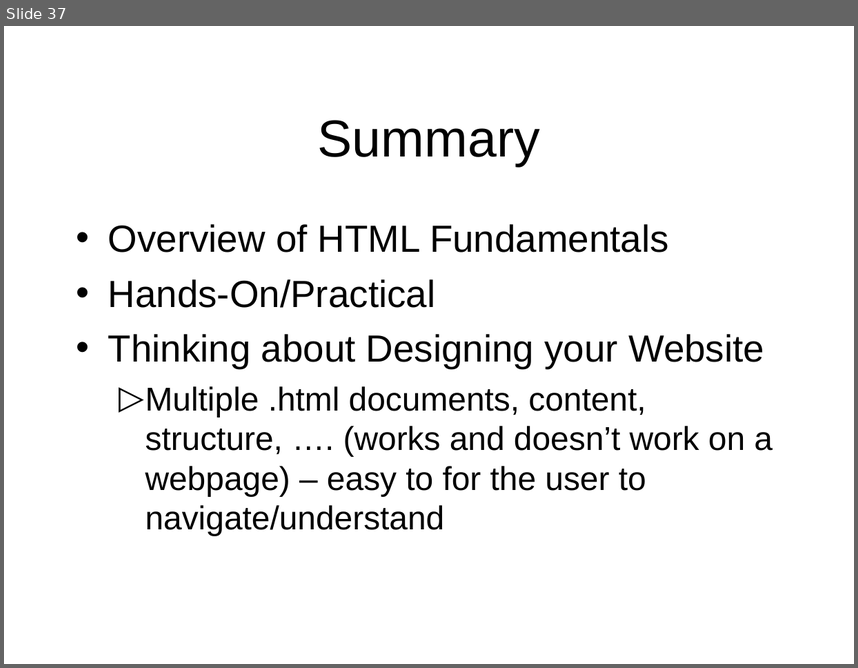
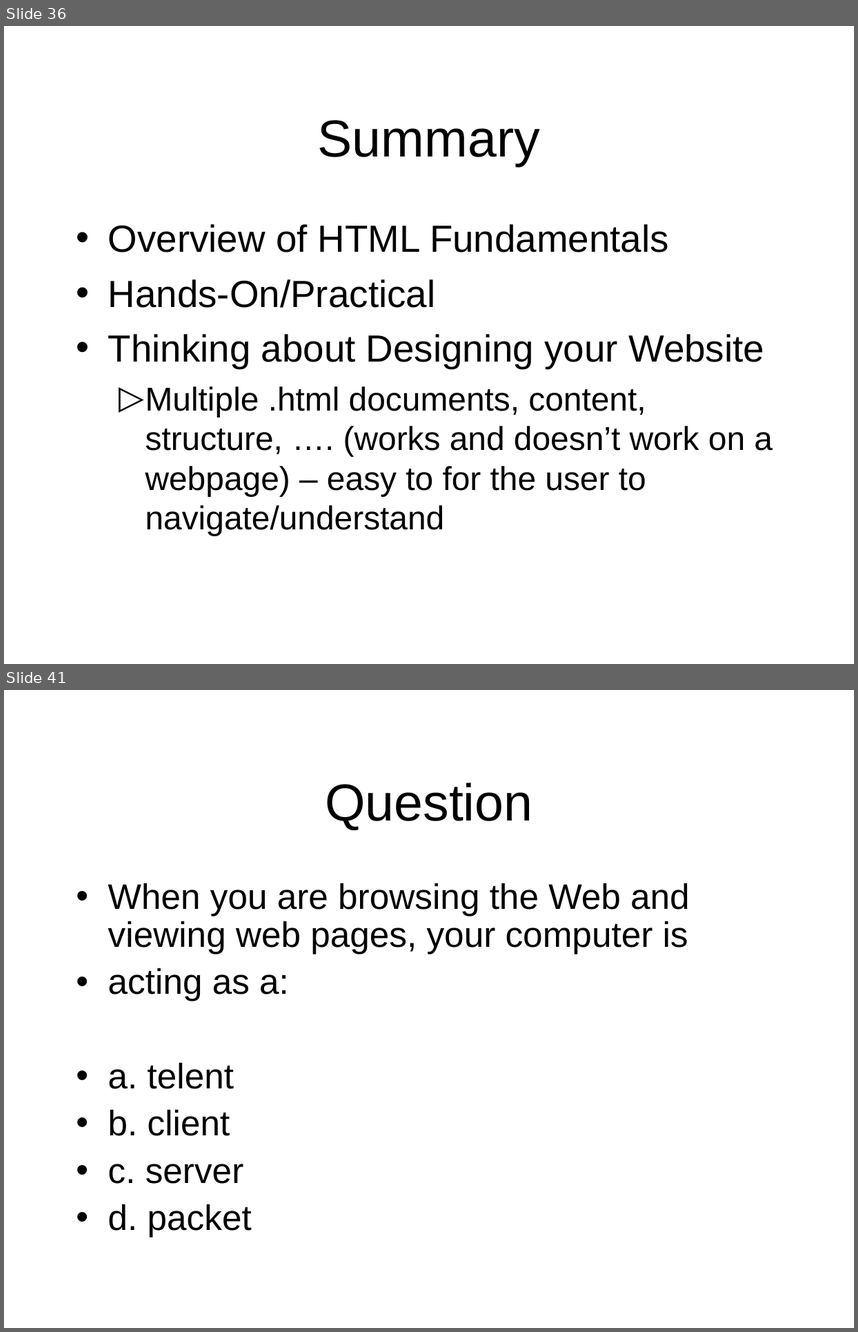
Before and after one commit to octaviordz/zjnu2017.github.io, a slide deck: WAD/lectures/020--HTML.Fundamentals.ppt. Shown one above the other, each under a label of ours: slide 37 before the commit, slides 36 and 41 after it; the slides between them are not shown. The pictures are 858x668 and 858x1332 pixels, drawn with LibreOffice and Linux fonts; fonts in the diff are those of the drawing. Boxes give left, top, right and bottom in pixels: in the first picture for what was removed or moved away, otherwise in the second. Text is boxed around its words. In the diff, an @@ line names an element or a change of style, - is before the commit and + after.

Commit message:
Quiz questions

```diff
--- a/WAD/lectures/020--HTML.Fundamentals.ppt
+++ b/WAD/lectures/020--HTML.Fundamentals.ppt
@@ slide 41 added at [4, 690, 854, 1328], background #FFFFFF @@
@@ title added at [325, 782, 533, 830], 44 pt, text #000000 @@
+Question
@@ text added at [108, 883, 690, 1236], 30 pt, text #000000 @@
+• When you are browsing the Web and viewing web pages, your computer is
+• acting as a:
+• a. telent
+• b. client
+• c. server
+• d. packet
@@ what was slide 37 is now slide 36 @@
```
Also in this commit, not shown: 7 slides changed, 36 other slides added, 1 slide removed, 1 other file.
